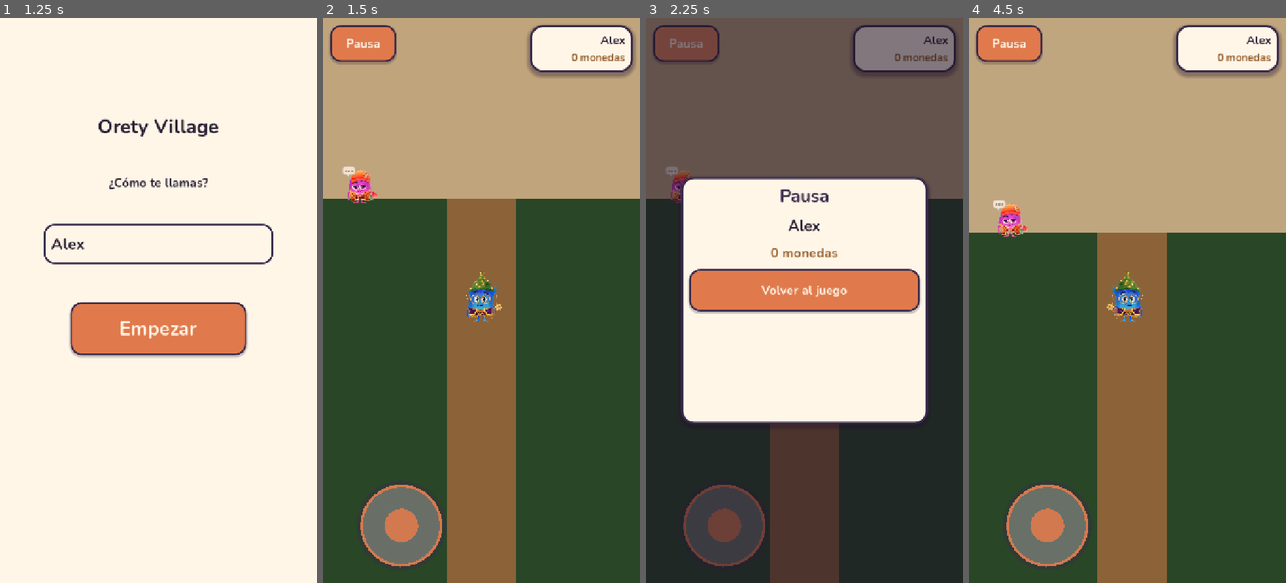
Above: before the commit, frames 1-4 (left to right).
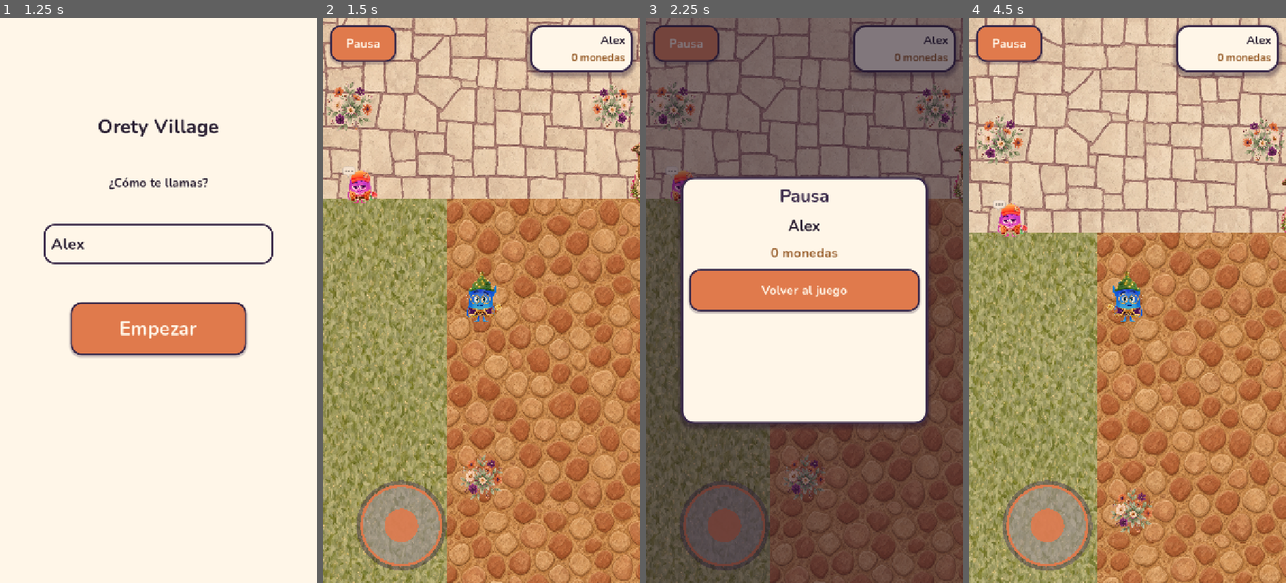
Above: after the commit, the same moments.

Repository: madrigalcesarc89-del/OretyVillage
Game: Godot game, scene res://scenes/Main.tscn
Two runs of this game, one before a commit and one after it. Both use one fixed random seed, a clock stepped at 60 frames per second and the inputs below.
Inputs (mouse positions are in pixels of both pictures, inside the frame that each line leads up to):
- Up to frame 1 (1.25 s): click (158, 244) at 0.52 s; type "Alex" at 0.6 s
- Up to frame 2 (1.5 s): click "Empezar" at 1.25 s
- Up to frame 3 (2.25 s): click "Pausa" at 2 s
- Up to frame 4 (4.5 s): click "Volver al juego" at 2.75 s; tap Enter at 3.5 s; drag from (1048, 526) to (1003, 187) at 3.52 s; drag from (1064, 328) to (1007, 221) at 4.27 s

Frame 1 is identical in both runs. In frame 2, 92% of the frame differs, in the area x 0-100%, y 0-100%; in frame 3, 35%; in frame 4, 92%.

Commit message:
feat(mundo): pasto, caminos y props pintados en Plaza y Casa
Sustituye los ColorRect de suelo y de objetos por texturas, sin mover
posiciones, áreas ni colisiones. La decoración (árboles, flores,
faroles) es nueva y no tapa los interactuables.

No se tocó project.godot ni scripts/simulation.

Diff:
--- a/scenes/world/House.tscn
+++ b/scenes/world/House.tscn
@@ -1,10 +1,15 @@
-[gd_scene load_steps=11 format=3]
+[gd_scene load_steps=16 format=3]
 
 [ext_resource type="PackedScene" path="res://scenes/Player.tscn" id="1"]
 [ext_resource type="PackedScene" path="res://ui/HUD.tscn" id="2"]
 [ext_resource type="Script" path="res://scripts/simulation/DayNightLight.gd" id="3"]
 [ext_resource type="Script" path="res://scripts/Door.gd" id="4"]
 [ext_resource type="Script" path="res://scripts/simulation/FurniturePlacer.gd" id="5"]
+[ext_resource type="Texture2D" path="res://assets/tiles/wood.png" id="6"]
+[ext_resource type="Texture2D" path="res://assets/props/rug.png" id="7"]
+[ext_resource type="Texture2D" path="res://assets/props/door.png" id="8"]
+[ext_resource type="Texture2D" path="res://assets/props/lantern.png" id="9"]
+[ext_resource type="Texture2D" path="res://assets/tiles/wall.png" id="10"]
 
 [sub_resource type="WorldBoundaryShape2D" id="wb_l"]
 normal = Vector2(1, 0)
@@ -28,17 +33,32 @@
 [node name="House" type="Node2D"]
 groups = ["player_house"]
 
-[node name="Suelo" type="ColorRect" parent="."]
+[node name="Suelo" type="TextureRect" parent="."]
 offset_right = 720.0
 offset_bottom = 1280.0
-color = Color(0.55, 0.42, 0.30, 1)
+mouse_filter = 2
+texture = ExtResource("6")
+stretch_mode = 1
+texture_repeat = 1
 
-[node name="Alfombra" type="ColorRect" parent="."]
-offset_left = 180.0
-offset_top = 400.0
-offset_right = 540.0
-offset_bottom = 800.0
-color = Color(0.62, 0.28, 0.30, 1)
+[node name="Muro" type="Sprite2D" parent="."]
+position = Vector2(360, 140)
+texture = ExtResource("10")
+
+[node name="Alfombra" type="Sprite2D" parent="."]
+position = Vector2(360, 600)
+scale = Vector2(0.62, 0.62)
+texture = ExtResource("7")
+
+[node name="Farol" type="Sprite2D" parent="."]
+position = Vector2(120, 360)
+scale = Vector2(0.55, 0.55)
+texture = ExtResource("9")
+
+[node name="Farol2" type="Sprite2D" parent="."]
+position = Vector2(600, 360)
+scale = Vector2(0.55, 0.55)
+texture = ExtResource("9")
 
 [node name="Walls" type="StaticBody2D" parent="."]
 
@@ -72,12 +92,9 @@
 [node name="CollisionShape2D" type="CollisionShape2D" parent="PuertaSur"]
 shape = SubResource("door_shape")
 
-[node name="Visual" type="ColorRect" parent="PuertaSur"]
-offset_left = -55.0
-offset_top = -65.0
-offset_right = 55.0
-offset_bottom = 65.0
-color = Color(0.60, 0.30, 0.22, 1)
+[node name="Visual" type="Sprite2D" parent="PuertaSur"]
+scale = Vector2(0.4, 0.4)
+texture = ExtResource("8")
 
 [node name="Placer" type="Node2D" parent="."]
 script = ExtResource("5")
--- a/scenes/world/Plaza.tscn
+++ b/scenes/world/Plaza.tscn
@@ -7,6 +7,16 @@
 [ext_resource type="PackedScene" path="res://scenes/world/NPC.tscn" id="5"]
 [ext_resource type="Script" path="res://scripts/simulation/Harvestable.gd" id="6"]
 [ext_resource type="Script" path="res://scripts/Door.gd" id="7"]
+[ext_resource type="Texture2D" path="res://assets/tiles/grass.png" id="8"]
+[ext_resource type="Texture2D" path="res://assets/tiles/path.png" id="9"]
+[ext_resource type="Texture2D" path="res://assets/tiles/plaza.png" id="10"]
+[ext_resource type="Texture2D" path="res://assets/props/crate.png" id="11"]
+[ext_resource type="Texture2D" path="res://assets/props/well.png" id="12"]
+[ext_resource type="Texture2D" path="res://assets/props/stall.png" id="13"]
+[ext_resource type="Texture2D" path="res://assets/props/door.png" id="14"]
+[ext_resource type="Texture2D" path="res://assets/props/tree.png" id="15"]
+[ext_resource type="Texture2D" path="res://assets/props/flowers.png" id="16"]
+[ext_resource type="Texture2D" path="res://assets/props/lantern.png" id="17"]
 
 [sub_resource type="WorldBoundaryShape2D" id="wb_l"]
 normal = Vector2(1, 0)
@@ -29,29 +39,137 @@
 
 [node name="Plaza" type="Node2D"]
 
-[node name="Pasto" type="ColorRect" parent="."]
+[node name="Pasto" type="TextureRect" parent="."]
 offset_right = 2160.0
 offset_bottom = 3840.0
-color = Color(0.16, 0.30, 0.18, 1)
-
-[node name="CaminoH" type="ColorRect" parent="."]
+mouse_filter = 2
+texture = ExtResource("8")
+stretch_mode = 1
+texture_repeat = 1
+
+[node name="CaminoH" type="TextureRect" parent="."]
 offset_top = 1840.0
 offset_right = 2160.0
 offset_bottom = 2000.0
-color = Color(0.55, 0.42, 0.26, 1)
-
-[node name="CaminoV" type="ColorRect" parent="."]
+mouse_filter = 2
+texture = ExtResource("9")
+stretch_mode = 1
+texture_repeat = 1
+
+[node name="CaminoV" type="TextureRect" parent="."]
 offset_left = 1000.0
 offset_right = 1160.0
 offset_bottom = 3840.0
-color = Color(0.55, 0.42, 0.26, 1)
-
-[node name="PlazaCentro" type="ColorRect" parent="."]
+mouse_filter = 2
+texture = ExtResource("9")
+stretch_mode = 1
+texture_repeat = 1
+
+[node name="PlazaCentro" type="TextureRect" parent="."]
 offset_left = 630.0
 offset_top = 1470.0
 offset_right = 1530.0
 offset_bottom = 2370.0
-color = Color(0.75, 0.70, 0.58, 1)
+mouse_filter = 2
+texture = ExtResource("10")
+stretch_mode = 1
+texture_repeat = 1
+
+[node name="Decor" type="Node2D" parent="."]
+
+[node name="Arbol1" type="Sprite2D" parent="Decor"]
+position = Vector2(220, 520)
+scale = Vector2(0.8, 0.8)
+texture = ExtResource("15")
+
+[node name="Arbol2" type="Sprite2D" parent="Decor"]
+position = Vector2(1960, 480)
+scale = Vector2(0.7, 0.7)
+texture = ExtResource("15")
+flip_h = true
+
+[node name="Arbol3" type="Sprite2D" parent="Decor"]
+position = Vector2(180, 2100)
+scale = Vector2(0.75, 0.75)
+texture = ExtResource("15")
+
+[node name="Arbol4" type="Sprite2D" parent="Decor"]
+position = Vector2(1980, 2300)
+scale = Vector2(0.82, 0.82)
+texture = ExtResource("15")
+flip_h = true
+
+[node name="Arbol5" type="Sprite2D" parent="Decor"]
+position = Vector2(280, 3300)
+scale = Vector2(0.68, 0.68)
+texture = ExtResource("15")
+
+[node name="Arbol6" type="Sprite2D" parent="Decor"]
+position = Vector2(1880, 3500)
+scale = Vector2(0.78, 0.78)
+texture = ExtResource("15")
+flip_h = true
+
+[node name="Flores1" type="Sprite2D" parent="Decor"]
+position = Vector2(820, 1680)
+scale = Vector2(0.42, 0.42)
+texture = ExtResource("16")
+
+[node name="Flores2" type="Sprite2D" parent="Decor"]
+position = Vector2(1340, 1680)
+scale = Vector2(0.38, 0.38)
+texture = ExtResource("16")
+
+[node name="Flores3" type="Sprite2D" parent="Decor"]
+position = Vector2(780, 2160)
+scale = Vector2(0.4, 0.4)
+texture = ExtResource("16")
+
+[node name="Flores4" type="Sprite2D" parent="Decor"]
+position = Vector2(1380, 2160)
+scale = Vector2(0.36, 0.36)
+texture = ExtResource("16")
+flip_h = true
+
+[node name="Flores5" type="Sprite2D" parent="Decor"]
+position = Vector2(420, 1920)
+scale = Vector2(0.34, 0.34)
+texture = ExtResource("16")
+
+[node name="Flores6" type="Sprite2D" parent="Decor"]
+position = Vector2(1740, 1920)
+scale = Vector2(0.4, 0.4)
+texture = ExtResource("16")
+
+[node name="Flores7" type="Sprite2D" parent="Decor"]
+position = Vector2(1080, 3000)
+scale = Vector2(0.36, 0.36)
+texture = ExtResource("16")
+
+[node name="Flores8" type="Sprite2D" parent="Decor"]
+position = Vector2(600, 900)
+scale = Vector2(0.32, 0.32)
+texture = ExtResource("16")
+
+[node name="Farol1" type="Sprite2D" parent="Decor"]
+position = Vector2(520, 1600)
+scale = Vector2(0.42, 0.42)
+texture = ExtResource("17")
+
+[node name="Farol2" type="Sprite2D" parent="Decor"]
+position = Vector2(1640, 1680)
+scale = Vector2(0.42, 0.42)
+texture = ExtResource("17")
+
+[node name="Farol3" type="Sprite2D" parent="Decor"]
+position = Vector2(900, 280)
+scale = Vector2(0.48, 0.48)
+texture = ExtResource("17")
+
+[node name="Farol4" type="Sprite2D" parent="Decor"]
+position = Vector2(1260, 280)
+scale = Vector2(0.48, 0.48)
+texture = ExtResource("17")
 
 [node name="Walls" type="StaticBody2D" parent="."]
 
@@ -85,12 +203,9 @@
 [node name="CollisionShape2D" type="CollisionShape2D" parent="Caja"]
 shape = SubResource("box_shape")
 
-[node name="Visual" type="ColorRect" parent="Caja"]
-offset_left = -48.0
-offset_top = -48.0
-offset_right = 48.0
-offset_bottom = 48.0
-color = Color(0.55, 0.36, 0.2, 1)
+[node name="Visual" type="Sprite2D" parent="Caja"]
+scale = Vector2(0.42, 0.42)
+texture = ExtResource("11")
 
 [node name="Pozo" type="Area2D" parent="."]
 position = Vector2(1500, 2300)
@@ -104,12 +219,9 @@
 [node name="CollisionShape2D" type="CollisionShape2D" parent="Pozo"]
 shape = SubResource("box_shape")
 
-[node name="Visual" type="ColorRect" parent="Pozo"]
-offset_left = -55.0
-offset_top = -55.0
-offset_right = 55.0
-offset_bottom = 55.0
-color = Color(0.30, 0.45, 0.65, 1)
+[node name="Visual" type="Sprite2D" parent="Pozo"]
+scale = Vector2(0.46, 0.46)
+texture = ExtResource("12")
 
 [node name="Mango" parent="." instance=ExtResource("5")]
 npc_id = "mango"
@@ -129,12 +241,9 @@
 [node name="CollisionShape2D" type="CollisionShape2D" parent="Puesto"]
 shape = SubResource("box_shape")
 
-[node name="Visual" type="ColorRect" parent="Puesto"]
-offset_left = -55.0
-offset_top = -55.0
-offset_right = 55.0
-offset_bottom = 55.0
-color = Color(0.85, 0.65, 0.20, 1)
+[node name="Visual" type="Sprite2D" parent="Puesto"]
+scale = Vector2(0.48, 0.48)
+texture = ExtResource("13")
 
 [node name="PuertaNorte" type="Area2D" parent="."]
 position = Vector2(1080, 120)
@@ -147,12 +256,9 @@
 [node name="CollisionShape2D" type="CollisionShape2D" parent="PuertaNorte"]
 shape = SubResource("box_shape")
 
-[node name="Visual" type="ColorRect" parent="PuertaNorte"]
-offset_left = -55.0
-offset_top = -65.0
-offset_right = 55.0
-offset_bottom = 65.0
-color = Color(0.60, 0.30, 0.22, 1)
+[node name="Visual" type="Sprite2D" parent="PuertaNorte"]
+scale = Vector2(0.42, 0.42)
+texture = ExtResource("14")
 
 [node name="DayNight" type="CanvasModulate" parent="."]
 script = ExtResource("4")
Binary file added: assets/props/crate.png
Not shown, added: assets/props/crate.png.import
Binary file added: assets/props/door.png
Not shown, added: assets/props/door.png.import
Binary file added: assets/props/flowers.png
Not shown, added: assets/props/flowers.png.import
Binary file added: assets/props/lantern.png
Not shown, added: assets/props/lantern.png.import
Binary file added: assets/props/rug.png
Not shown, added: assets/props/rug.png.import
Binary file added: assets/props/stall.png
Not shown, added: assets/props/stall.png.import
(and 15 more such lines)
